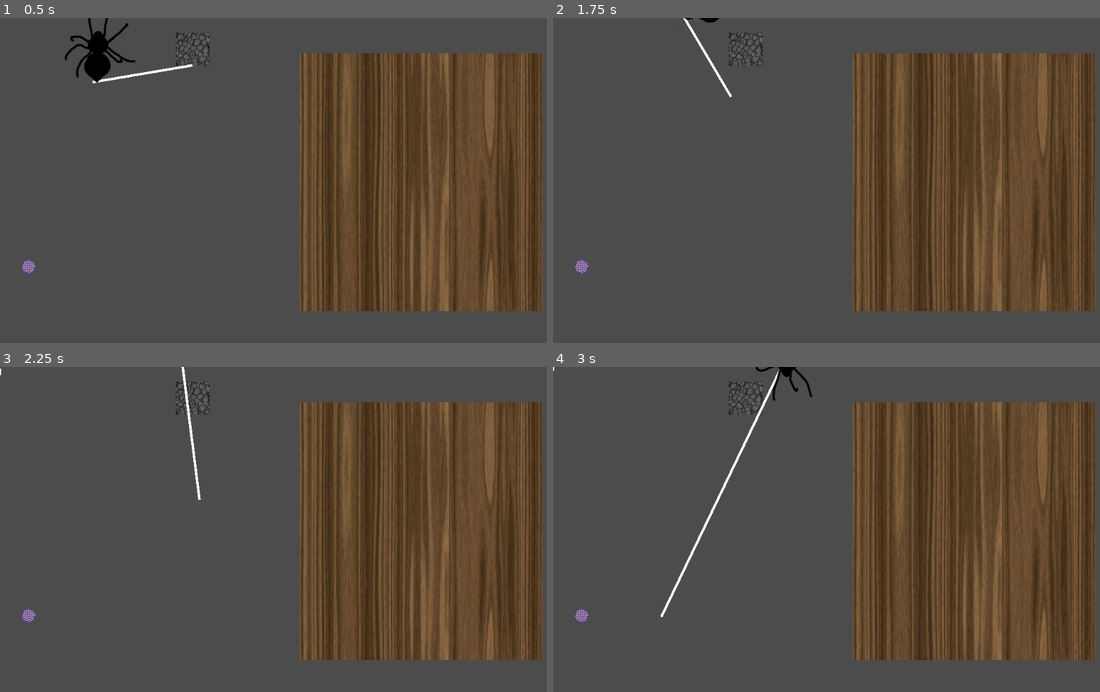
Above: before the commit, frames 1-4 (two rows, left to right).
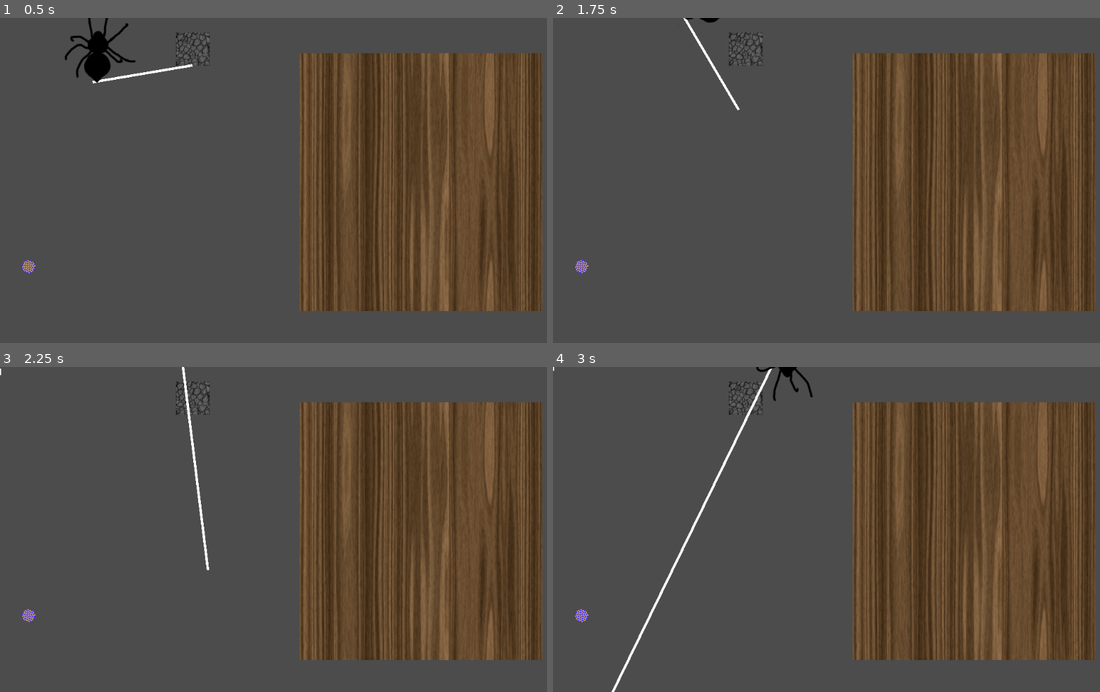
Above: after the commit, the same moments.

Repository: MarmotaGames/aracnotopia
Game: Godot game, scene res://levels/newWebTest/stretchAndMomentumTest.tscn
The game is run twice, just before and just after one commit, with the same random seed, the same clock (stepped at 60 frames per second) and the same inputs. This scene is started directly instead of the project's main scene.
Inputs (mouse positions are in pixels of both pictures, inside the frame that each line leads up to):
- Up to frame 1 (0.5 s): no input
- Up to frame 2 (1.75 s): move the mouse to (952, 164) at 0.52 s; hold Right (ui_right) 0.53-1.28 s; tap Ctrl (attachOrDetachFromArea) at 0.6 s; click (952, 164) at 0.67 s; move the mouse to (717, 196) at 1.27 s; hold Down (ui_down) from 1.28 s (still down); tap L (dropFromWeb) at 1.35 s
- Up to frame 3 (2.25 s): move the mouse to (333, 458) at 2.02 s; release Down (ui_down) at 2.03 s; press the mouse at (333, 458) at 2.03 s; hold Right (ui_right) from 2.03 s (still down)
- Up to frame 4 (3 s): move the mouse to (804, 594) at 2.77 s; release Right (ui_right) at 2.78 s; release the mouse at (804, 594) at 2.78 s; hold Up (ui_up) from 2.78 s (still down); tap Ctrl (attachOrDetachFromArea) at 2.85 s; click (804, 594) at 2.92 s

Frame 1 is identical in both runs. In frame 2, less than 0.1% of the frame differs, in the area x 23-35%, y 0-29%; in frame 3, 0.1%; in frame 4, 1.1%, in the area x 10-48%, y 0-100%.

Commit message:
Small bug fixes

Diff:
--- a/GodotProject/levels/main/main.tscn
+++ b/GodotProject/levels/main/main.tscn
@@ -22,6 +22,7 @@
 [node name="Spider" parent="." index="0" instance=ExtResource( 1 )]
 
 position = Vector2( 731.377, 601.121 )
+z_index = 2
 _sections_unfolded = [ "Linear", "Transform", "Z Index" ]
 
 [node name="BackgroundSprite" type="Sprite" parent="." index="1"]
--- a/GodotProject/levels/newWebTest/launchWebTest.tscn
+++ b/GodotProject/levels/newWebTest/launchWebTest.tscn
@@ -8,6 +8,7 @@
 
 [node name="Spider" parent="." index="0" instance=ExtResource( 1 )]
 
+modulate = Color( 1, 1, 1, 0.325961 )
 position = Vector2( 225.855, 428.95 )
 z_index = 1
 _sections_unfolded = [ "Collision", "Linear", "Transform", "Visibility", "Z Index" ]
@@ -45,3 +46,6 @@
 
 position = Vector2( 121.601, -1406.34 )
 _sections_unfolded = [ "Collision", "Transform" ]
+
+
+[editable path="Plataforma"]
--- a/GodotProject/levels/newWebTest/stretchAndMomentumTest.tscn
+++ b/GodotProject/levels/newWebTest/stretchAndMomentumTest.tscn
@@ -54,11 +54,6 @@
 angular_damp = 0.1
 script = ExtResource( 4 )
 _sections_unfolded = [ "Angular", "Applied Forces", "Collision", "Linear", "Pickable", "Transform", "Z Index" ]
-stretchSpeed = 5
-webLaunchSpeed = 3
-inferiorStretchLimit = 0.2
-superiorStretchLimit = 30
-launchLimit = 30
 
 [node name="Sprite" type="Sprite" parent="Web" index="0"]
 
--- a/GodotProject/player/Player_rigido.gd
+++ b/GodotProject/player/Player_rigido.gd
@@ -34,7 +34,6 @@
 		var bottomPosition = bottomNode.get_global_position()
 		var xform = state.get_transform()
 
-#		if webNode.isStretching:
 		webPinJointNode.set_node_b("")
 		xform.origin = bottomPosition
 		state.set_transform(xform)
--- a/GodotProject/project.godot
+++ b/GodotProject/project.godot
@@ -43,6 +43,7 @@
 debug=[ Object(InputEventKey,"resource_local_to_scene":false,"resource_name":"","device":0,"alt":false,"shift":false,"control":false,"meta":false,"command":false,"pressed":false,"scancode":81,"unicode":0,"echo":false,"script":null)
  ]
 launchWeb=[ Object(InputEventMouseButton,"resource_local_to_scene":false,"resource_name":"","device":0,"alt":false,"shi …(212 unchanged characters)…
+, Object(InputEventKey,"resource_local_to_scene":false,"resource_name":"","device":0,"alt":false,"shift":false,"control":false,"meta":false,"command":false,"pressed":false,"scancode":69,"unicode":0,"echo":false,"script":null)
  ]
 
 [rendering]
--- a/GodotProject/web/Web.gd
+++ b/GodotProject/web/Web.gd
@@ -69,14 +69,12 @@
 		var topDifference = stonePinJointPosition - topPosition
 
 		if direction == "down" or direction == "up":
-			spritePosition.y += topDifference.y
-			spritePosition.x += topDifference.x
+			spritePosition += topDifference
 	else:
 		var botDifference = spiderPosition - bottomPosition
 
 		if direction == "launch":
-			spritePosition.y += botDifference.y
-			spritePosition.x += botDifference.x
+			spritePosition += botDifference
 
 	$Sprite.set_global_position(spritePosition)
 	$CollisionShape2D.set_global_position(spritePosition)
